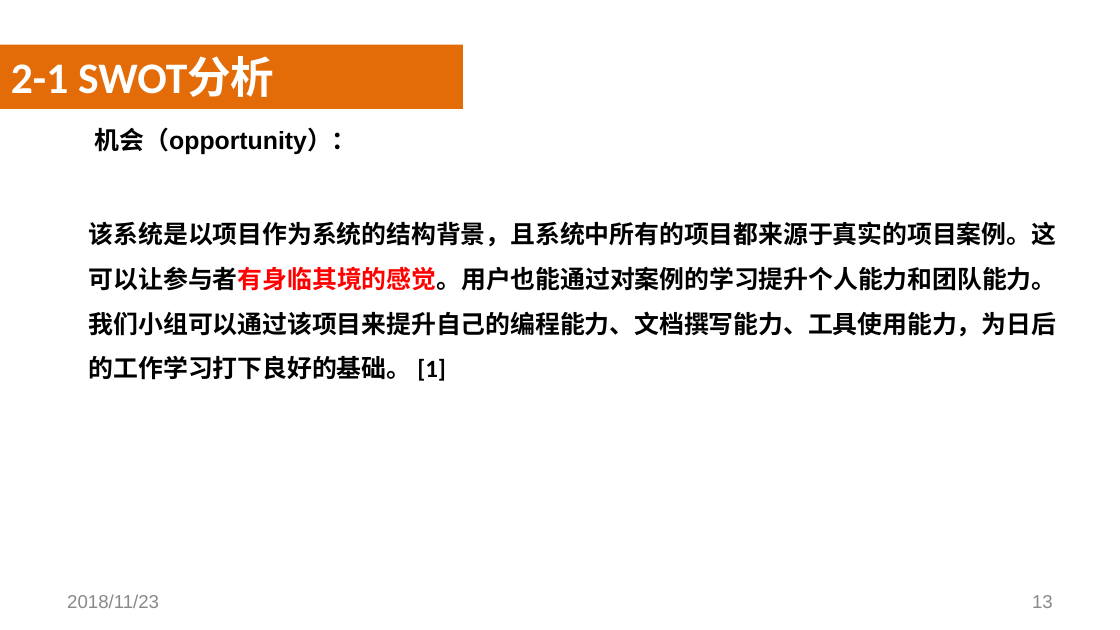
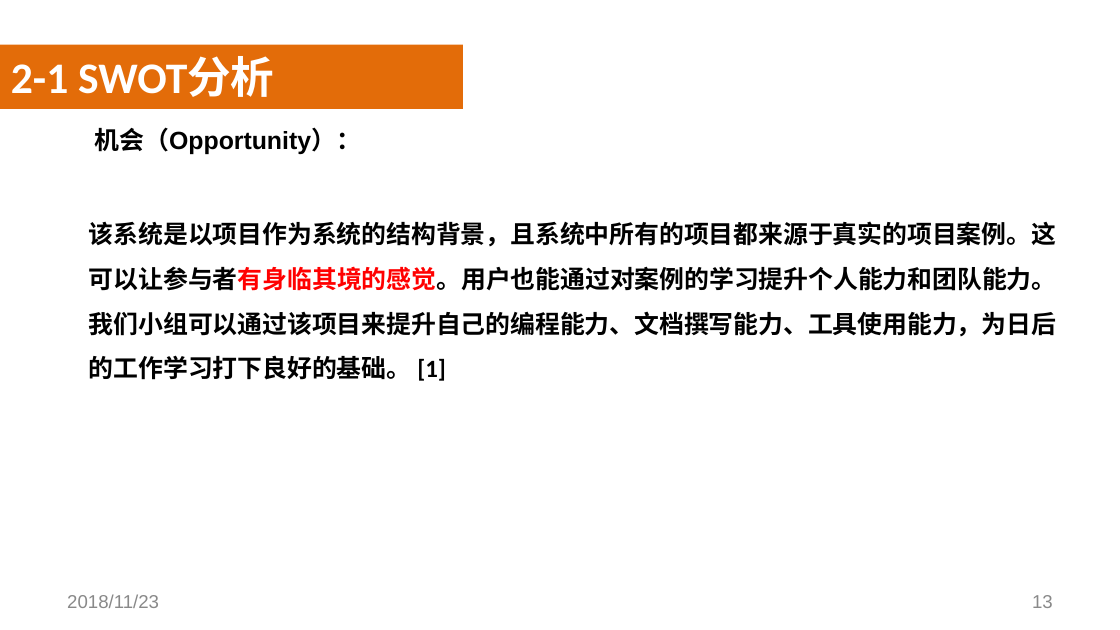
Before and after one commit to SoftwareRequirtmentsG02/Document, a slide deck: slide 13 of 案例教学系统/受控文档/分析设计/PPT/PRD2018-G02-需求工程PPT(III).pptx. Drawn at 1120x630 pixels with LibreOffice and Linux fonts; fonts in the diff are those of the drawing; background and template pictures are left out. Boxes give left, top, right and bottom in pixels: in the first picture for what was removed or moved away, otherwise in the second. Text is boxed around its words. In the diff, an @@ line names an element or a change of style, - is before the commit and + after.

```diff
--- a/案例教学系统/受控文档/分析设计/PPT/PRD2018-G02-需求工程PPT(III).pptx
+++ b/案例教学系统/受控文档/分析设计/PPT/PRD2018-G02-需求工程PPT(III).pptx
@@ text at (x1=95, y1=127, x2=361, y2=154): text changed @@
-机会（opportunity）：
+机会（Opportunity）：
```
Also in this commit, not shown: 8 other slides changed, 2 slides added, 2 slides removed, 2 other files.
